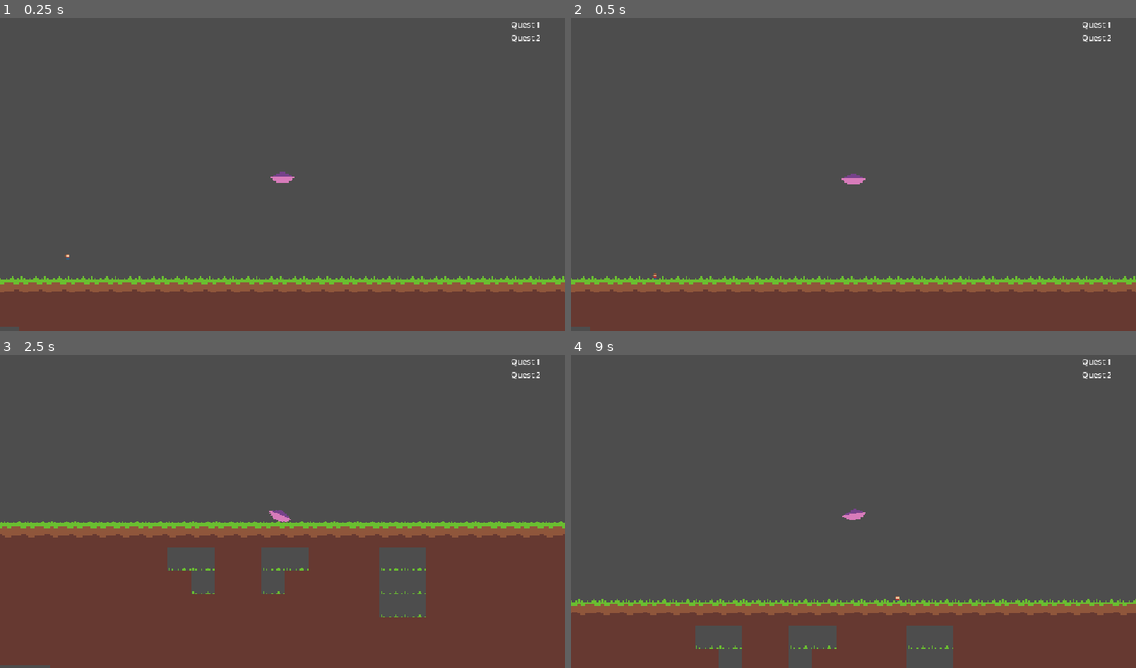
Above: before the commit, frames 1-4 (two rows, left to right).
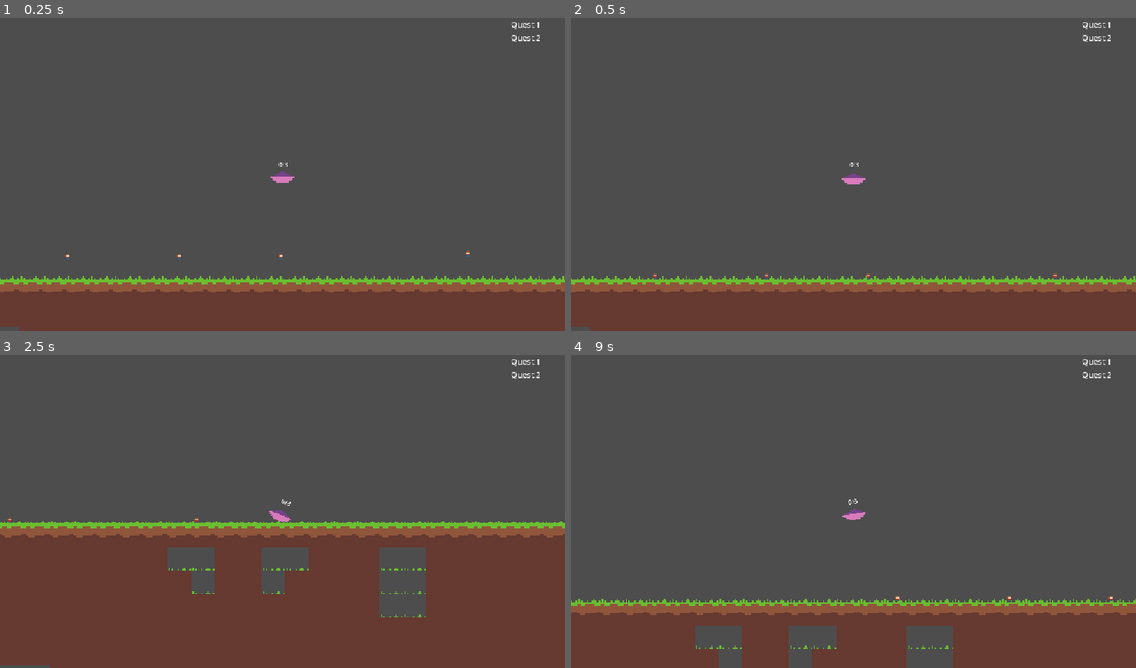
Above: after the commit, the same moments.

Repository: levilindsey/ld58
Game: Godot game, scene res://src/core/main.tscn
Two runs of this game, one before a commit and one after it. Both use one fixed random seed, a clock stepped at 60 frames per second and the inputs below.
Inputs:
- Up to frame 1 (0.25 s): no input
- Up to frame 2 (0.5 s): no input
- Up to frame 3 (2.5 s): tap Enter at 0.5 s; hold Right (ui_right) 0.53-1.28 s; tap P at 0.6, 2.1 s; tap Space (ui_select) at 0.77, 1.52 s; hold Down (ui_down) 1.28-2.03 s; tap O at 1.35 s; hold Right (ui_right) from 2.03 s (still down)
- Up to frame 4 (9 s): release Right (ui_right) at 2.78 s; hold Up (ui_up) 2.78-3.53 s; tap O every 1.5 s from 2.85 to 8.85 s; tap Space (ui_select) at 3.02, 3.77, 4.25, 4.52, 6.02, 6.77, 7.52, 8 s; hold Left (ui_left) 3.53-5.03 s; tap P every 1.5 s from 3.6 to 8.1 s; tap Enter at 5 s; hold Down (ui_down) 5.03-5.78 s; hold Right (ui_right) 5.78-6.53 s; hold Up (ui_up) 6.53-7.28 s; hold Right (ui_right) 7.28-8.03 s; hold Down (ui_down) 8.03-8.78 s; hold Left (ui_left) from 8.78 s (still down)

The runs differ from the first frame. In frame 1, less than 0.1% of the frame differs, in the area x 31-84%, y 46-78%; in frame 2, less than 0.1%; in frame 3, less than 0.1%; in frame 4, less than 0.1%.
Error in both runs: Cannot call method 'get_texture' on a null value. (res://src/core/utils.gd:451)

Commit message:
Add simple ufo capacity
Add capacity w/ default of 3 and add a few extra pedestrians at spawn to test it

Diff:
--- a/src/core/game_panel.tscn
+++ b/src/core/game_panel.tscn
@@ -24,3 +24,12 @@
 
 [node name="Pedestrian" parent="." instance=ExtResource("4_n7c0l")]
 position = Vector2(209, -42)
+
+[node name="Pedestrian2" parent="." instance=ExtResource("4_n7c0l")]
+position = Vector2(481, -44)
+
+[node name="Pedestrian3" parent="." instance=ExtResource("4_n7c0l")]
+position = Vector2(354, -42)
+
+[node name="Pedestrian4" parent="." instance=ExtResource("4_n7c0l")]
+position = Vector2(285, -42)
--- a/src/player/player.gd
+++ b/src/player/player.gd
@@ -10,6 +10,7 @@
 var pedestrians_in_beam = {}
 var pedestrians_collected = {}
 var is_beaming = false
+var max_pedestrian_capacity = 3
 
 func _ready() -> void:
     G.player = self
@@ -19,6 +20,7 @@
     handle_movement(delta)
     handle_beam()
     abduct_pedestrians(previous_pos)
+    $CapacityLabel.text = str(pedestrians_collected.size()) + "/" + str(max_pedestrian_capacity)
 
 func handle_beam():
     var beam = get_node("TractorBeam")
@@ -44,11 +46,12 @@
         var ped_height_offset = ped.get_node("CollisionShape2D").shape.get_height() / 2
         ped.position.x = move_toward(ped.position.x, position.x, 0.1) + player_x_delta
         ped.position.y = move_toward(ped.position.y, player_bottom_edge + ped_height_offset, 0.5)
-        if ped.position.y == player_bottom_edge + ped_height_offset:
+        if ped.position.y == player_bottom_edge + ped_height_offset and pedestrians_collected.size() < max_pedestrian_capacity:
             # The pedestrian has been collected
             pedestrians_collected[ped] = true
             ped.visible = false
             pedestrians_in_beam.erase(ped)
+            gravity += 100
 
 func handle_movement(delta):
     if Input.is_action_pressed("ui_left"):
@@ -74,12 +77,12 @@
     if abs(velocity.y) < 1:
         velocity.y = 0
 
-    velocity.y += gravity * delta
+    if not is_beaming:
+        velocity.y += gravity * delta
     move_and_collide(velocity * delta)
 
 func is_movement_action_pressed():
     return Input.is_action_pressed("ui_left") or Input.is_action_pressed("ui_right") or Input.is_action_pressed("ui_up") or Input.is_action_pressed("ui_down")
-
 
 func _on_tractor_beam_area_body_entered(body: Node2D) -> void:
     if body is Pedestrian:
--- a/src/player/player.tscn
+++ b/src/player/player.tscn
@@ -68,4 +68,16 @@
 polygon = PackedVector2Array(-4, 8, -10, 84, 10, 84, 4, 8)
 disabled = true
 
+[node name="CapacityLabel" type="RichTextLabel" parent="."]
+offset_left = -4.0
+offset_top = -9.0
+offset_right = 31.0
+offset_bottom = 17.0
+scale = Vector2(0.25, 0.25)
+theme_override_font_sizes/normal_font_size = 16
+text = "0/3"
+scroll_active = false
+horizontal_alignment = 1
+vertical_alignment = 2
+
 [connection signal="body_entered" from="TractorBeam/TractorBeamArea" to="." method="_on_tractor_beam_area_body_entered"]
